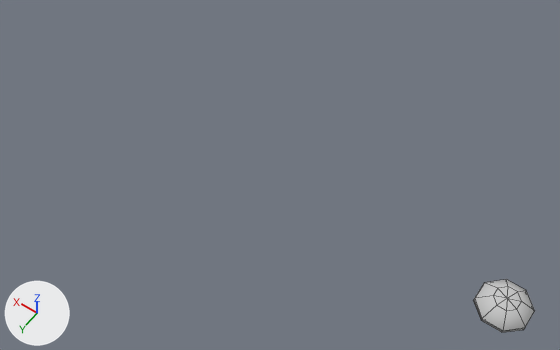
An edit to the Blender file maps/stone/stone.blend, drawn before and after from the same camera.
One viewpoint serves both versions: a 50 mm camera at (-0.063, 0.752, 1.195) aimed at (0.474, 0.001, 0.014). The axes (+X, +Y, +Z) are drawn at lower left. The lights are the same throughout. Mesh edges are drawn as thin lines.

The scene before the commit, as lines of its bpy script (objects in view):
```python
me_light_stone = bpy.data.meshes.new('light_stone')
me_light_stone.from_pydata(...)  # 50 vertices, 48 faces; spans x -0.0474..0.0475, y -0.0472..0.0477, z -0.0255..0.0255
me_light_stone.polygons.foreach_set('use_smooth', [True] * 48)
me_light_stone.materials.append(mat_soil)  # its picture is missing
ob_light_stone = bpy.data.objects.new('light_stone', me_light_stone)
ob_light_stone.location = (0.0, 0.0, 0.0)
```
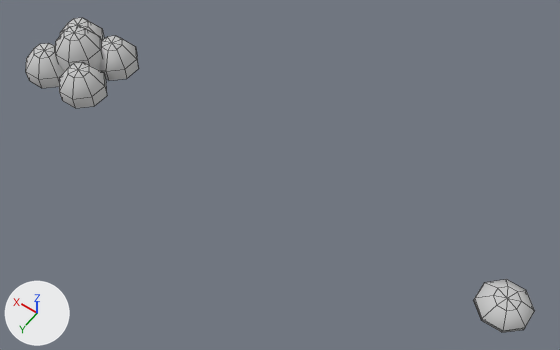
Commit message: added stone pile

Diff of the bpy script that builds the scene:
```diff
--- a/maps/stone/stone.blend.py
+++ b/maps/stone/stone.blend.py
@@ me_lw_light_stone_pile @@
+me_lw_light_stone_pile.from_pydata(...)  # 125 vertices, 120 faces; spans x -0.097..0.098, y -0.097..0.097, z 0.0..0.102
+me_lw_light_stone_pile.polygons.foreach_set('use_smooth', [True] * 120)
+me_lw_light_stone_pile.materials.append(mat_soil)  # its picture is missing
@@ ob_lw_light_stone_pile @@
+ob_lw_light_stone_pile = bpy.data.objects.new('lw_light_stone_pile', me_lw_light_stone_pile)
+ob_lw_light_stone_pile.location = (1.0, 0.0, 0.0)
```

Pixel boxes (x1, y1, x2, y2) of what changed, in the pictures (560 x 350 px):
'lw_light_stone_pile', added
    after: (26, 18, 139, 108)
